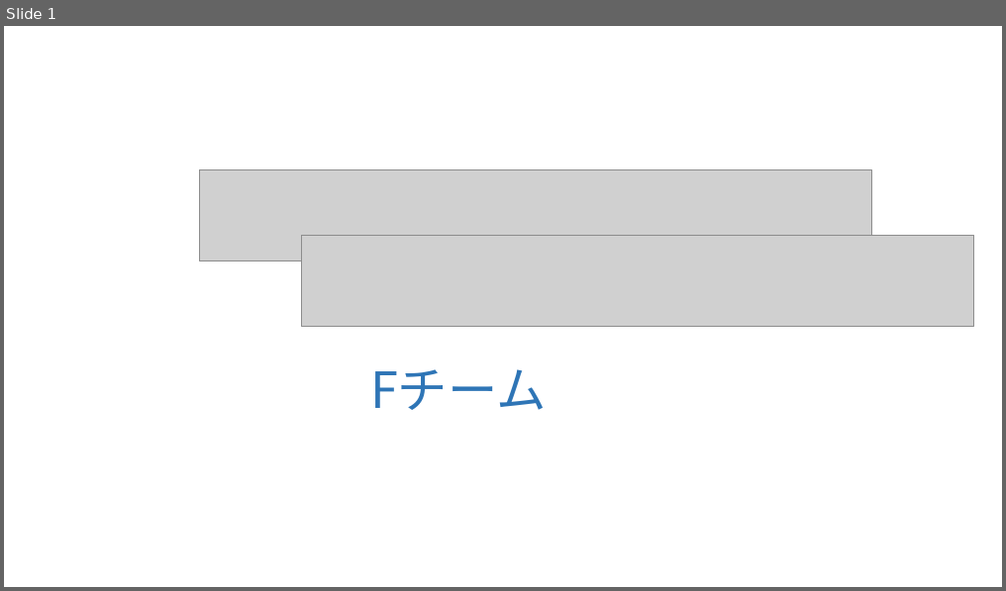
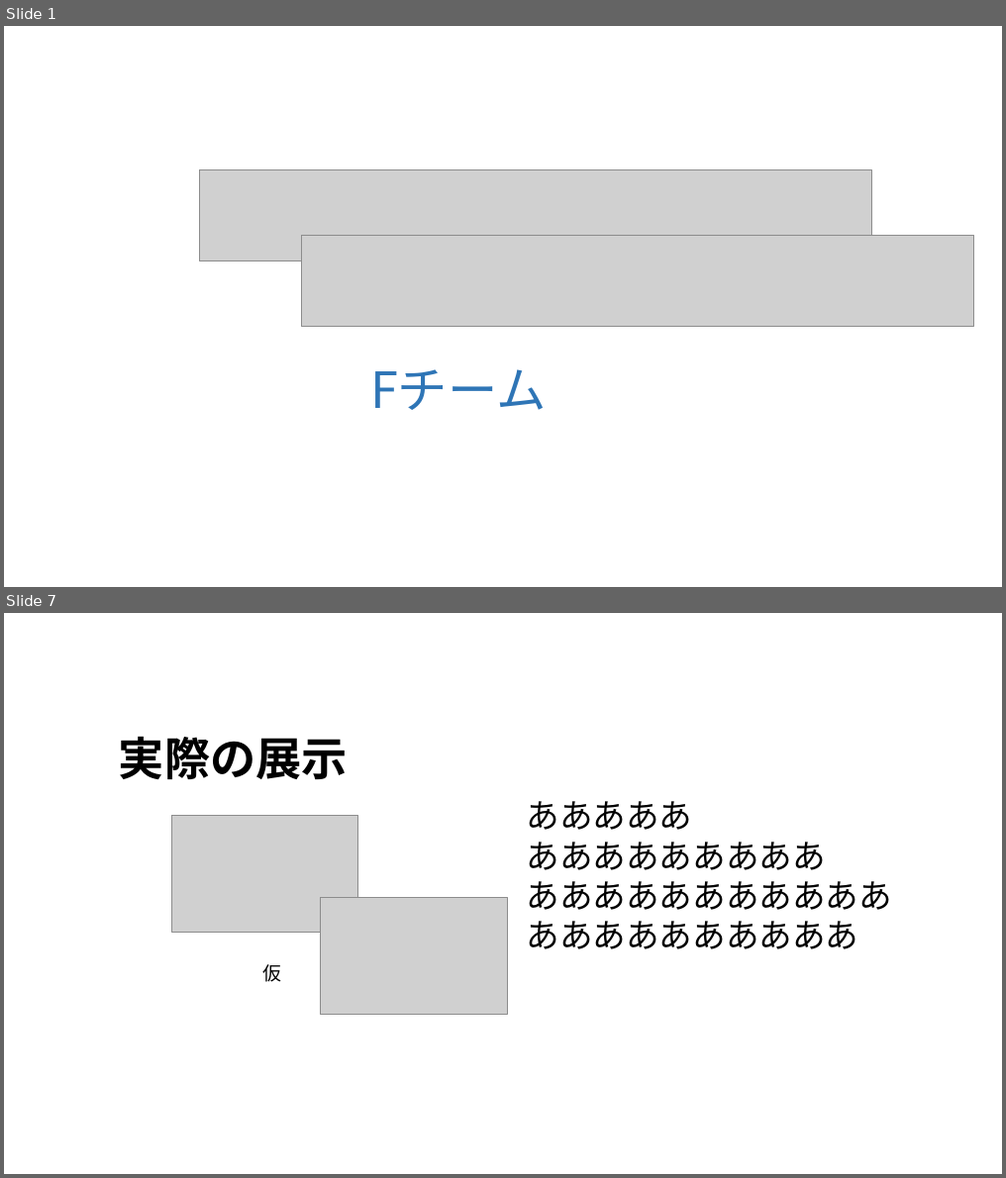
Before and after one commit to alto1412/Yokoari1207, a slide deck: よこありくんのプレゼン.pptx. Shown one above the other, each under a label of ours: slide 1 before the commit, slides 1 and 7 after it; the slides between them are not shown. The pictures are 1006x591 and 1006x1178 pixels, drawn with LibreOffice and Linux fonts; fonts in the diff are those of the drawing; grey boxes stand for pictures; background and template pictures are left out. Boxes give left, top, right and bottom in pixels: in the first picture for what was removed or moved away, otherwise in the second. Text is boxed around its words. In the diff, an @@ line names an element or a change of style, - is before the commit and + after.

```diff
--- a/よこありくんのプレゼン.pptx
+++ b/よこありくんのプレゼン.pptx
@@ slide 7 added at (4, 613, 1002, 1174), background picture (left out) @@
@@ rectangle added at (23, 627, 992, 1135), fill #FFFFFF at 70% opacity, outline #FFFFFF 1 pt @@
@@ title added at (119, 736, 348, 780), 44 pt, text #000000, bold @@
+実際の展示
@@ picture added at (171, 816, 358, 933) @@
@@ text added at (526, 801, 892, 950), 32 pt, text #000000 @@
+あああああ
+あああああああああ
+あああああああああああ
+ああああああああああ
@@ picture added at (321, 897, 507, 1014) @@
@@ text added at (263, 964, 282, 982), 18 pt, text #000000 @@
+仮
```
Also in this commit, not shown: 7 slides changed, 1 slide removed.
